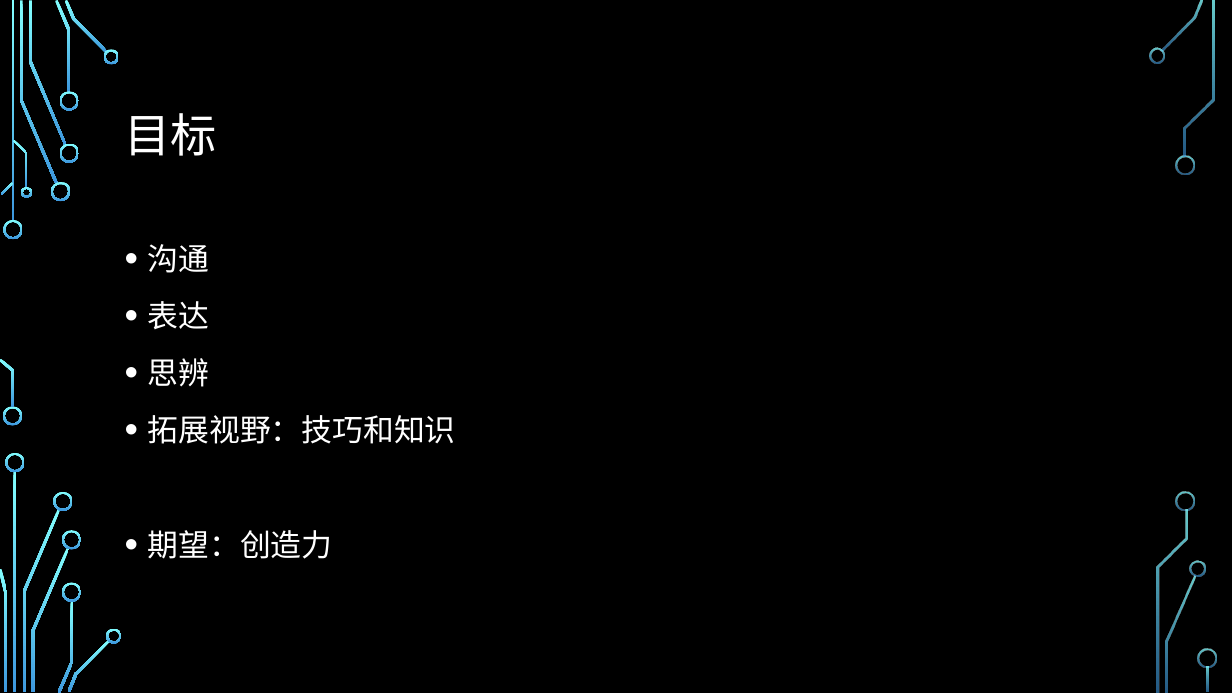
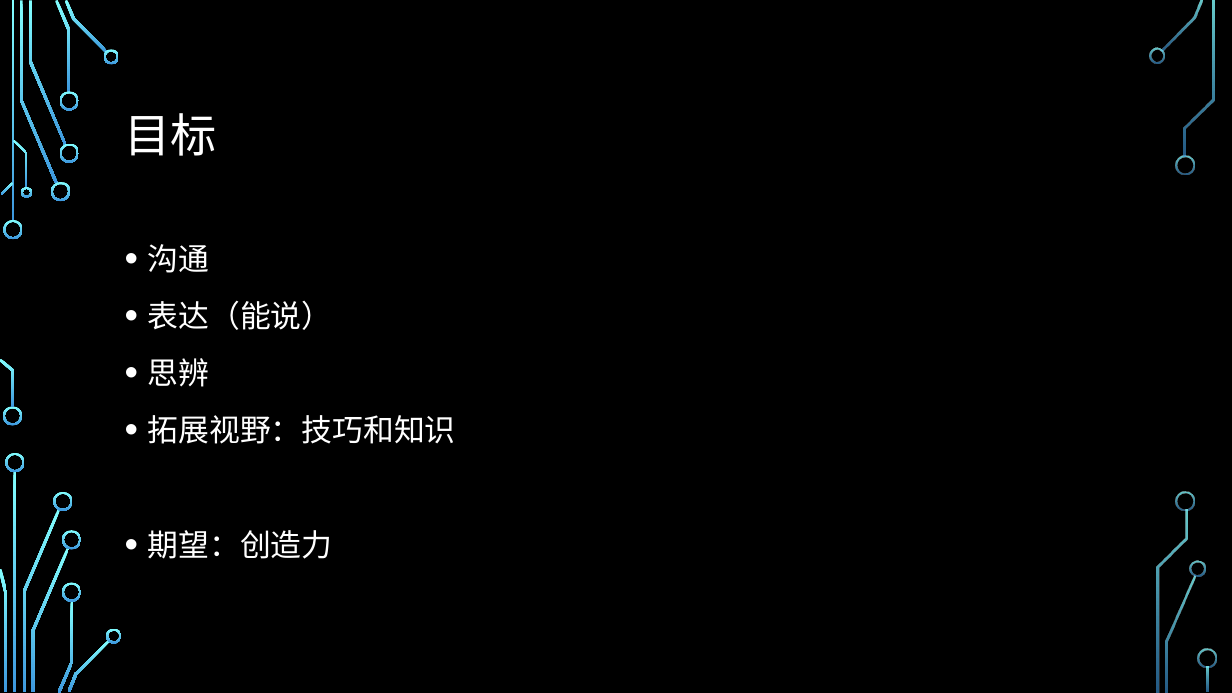
Before and after one commit to WeileiZeng/middle-school-study-plan, a slide deck: slide 4 of shizitang/shizitang.pptx. Drawn at 1232x693 pixels with LibreOffice and Linux fonts; fonts in the diff are those of the drawing; background and template pictures are left out. Boxes give left, top, right and bottom in pixels: in the first picture for what was removed or moved away, otherwise in the second. Text is boxed around its words. In the diff, an @@ line names an element or a change of style, - is before the commit and + after.

```diff
--- a/shizitang/shizitang.pptx
+++ b/shizitang/shizitang.pptx
@@ text at [148,300,333,330]: text changed @@
-• 表达
+• 表达（能说）
```
Also in this commit, not shown: 3 other slides changed, 1 slide added.
